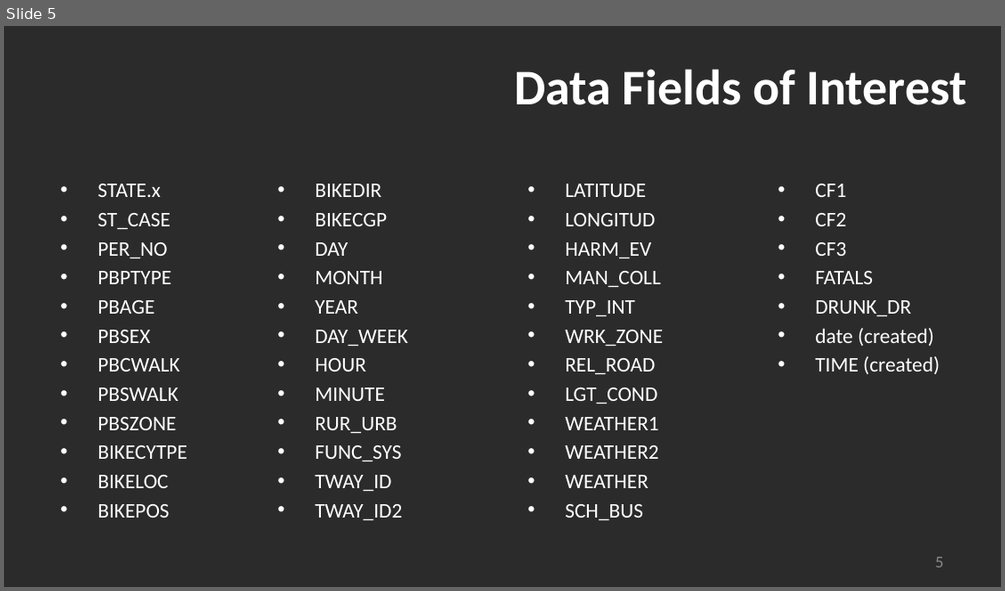
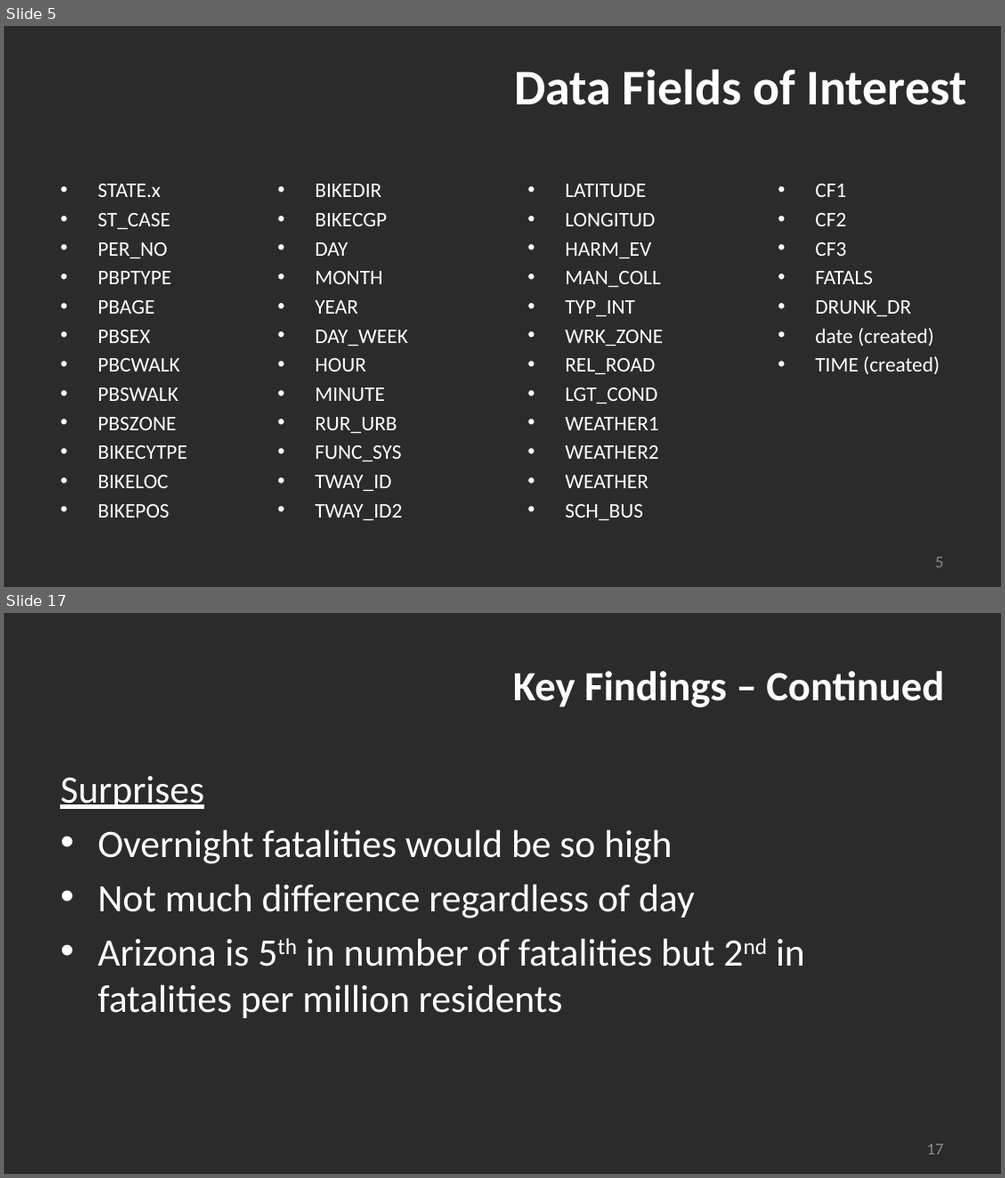
Before and after one commit to madams11/DataR-Project, a slide deck: US Bicycle Fatalities_Group 4.pptx. Shown one above the other, each under a label of ours: slide 5 before the commit, slides 5 and 17 after it; the slides between them are not shown. The pictures are 1005x591 and 1005x1178 pixels, drawn with LibreOffice and Linux fonts; fonts in the diff are those of the drawing; background and template pictures are left out; a plain dark background stands for a picture behind light text. Boxes give left, top, right and bottom in pixels: in the first picture for what was removed or moved away, otherwise in the second. Text is boxed around its words. In the diff, an @@ line names an element or a change of style, - is before the commit and + after.

```diff
--- a/US Bicycle Fatalities_Group 4.pptx
+++ b/US Bicycle Fatalities_Group 4.pptx
@@ slide 17 added at bbox=[4, 613, 1001, 1174], background picture (left out) @@
@@ title added at bbox=[513, 671, 944, 707], 40 pt, text #FFFFFF, bold @@
+Key Findings – Continued
@@ text added at bbox=[60, 776, 805, 1018], 37.3 pt, text #FFFFFF @@
+Surprises
+• Overnight fatalities would be so high
+• Not much difference regardless of day
+• Arizona is 5th in number of fatalities but 2nd in fatalities per million residents
@@ page number added at bbox=[927, 1143, 944, 1154], 16 pt, text #8C8C8C @@
+17
```
Also in this commit, not shown: 9 slides changed, 5 other slides added, 3 slides removed.
